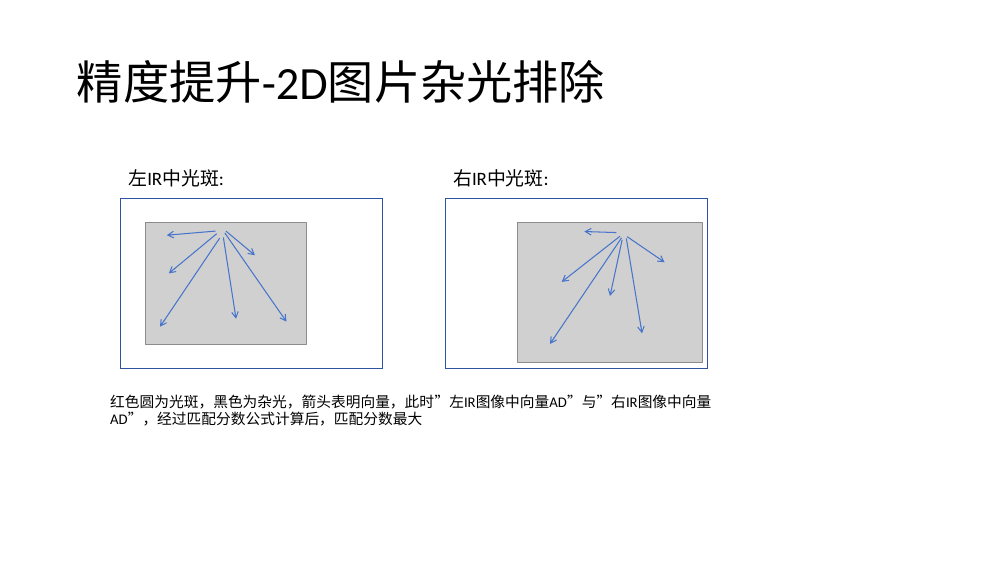
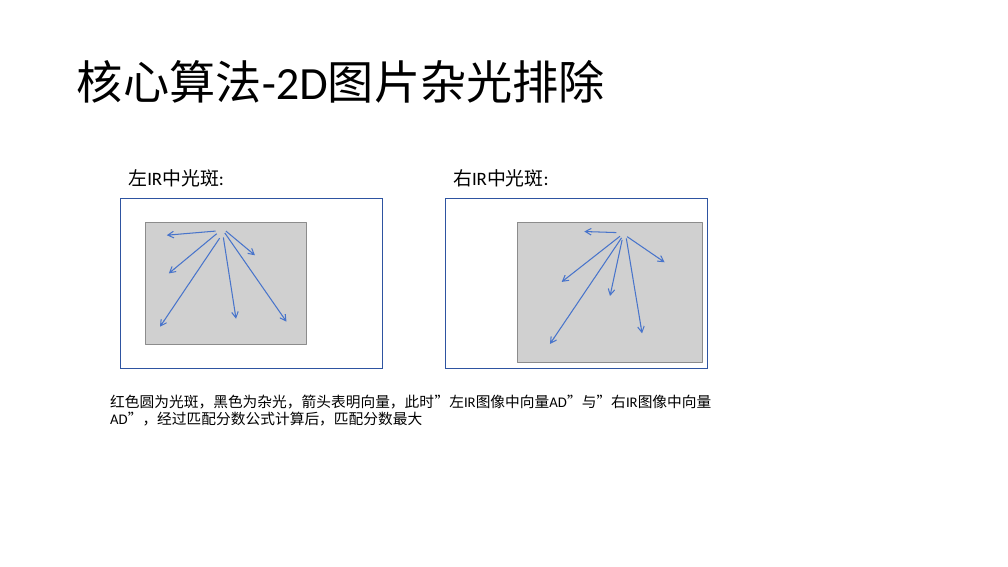
Before and after one commit to lijun4727/cam_navigation, a slide deck: slide 10 of doc/功能介绍与核心实现.pptx. Drawn at 1008x567 pixels with LibreOffice and Linux fonts; fonts in the diff are those of the drawing; grey boxes stand for pictures. Boxes give left, top, right and bottom in pixels: in the first picture for what was removed or moved away, otherwise in the second. Text is boxed around its words. In the diff, an @@ line names an element or a change of style, - is before the commit and + after.

Commit message:
更新核心算法

```diff
--- a/doc/功能介绍与核心实现.pptx
+++ b/doc/功能介绍与核心实现.pptx
@@ title at bbox=[77, 60, 605, 103]: text changed @@
-精度提升-2D图片杂光排除
+核心算法-2D图片杂光排除
```
Also in this commit, not shown: 4 other slides changed, 1 slide added.
